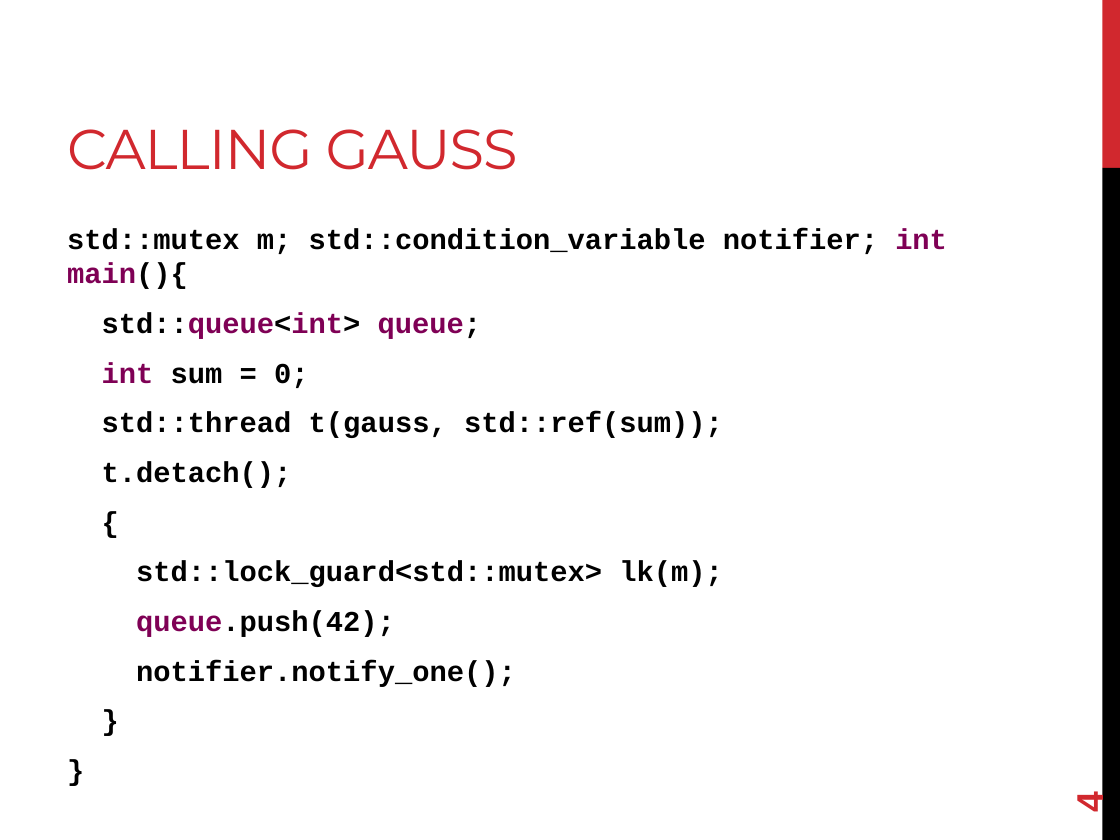
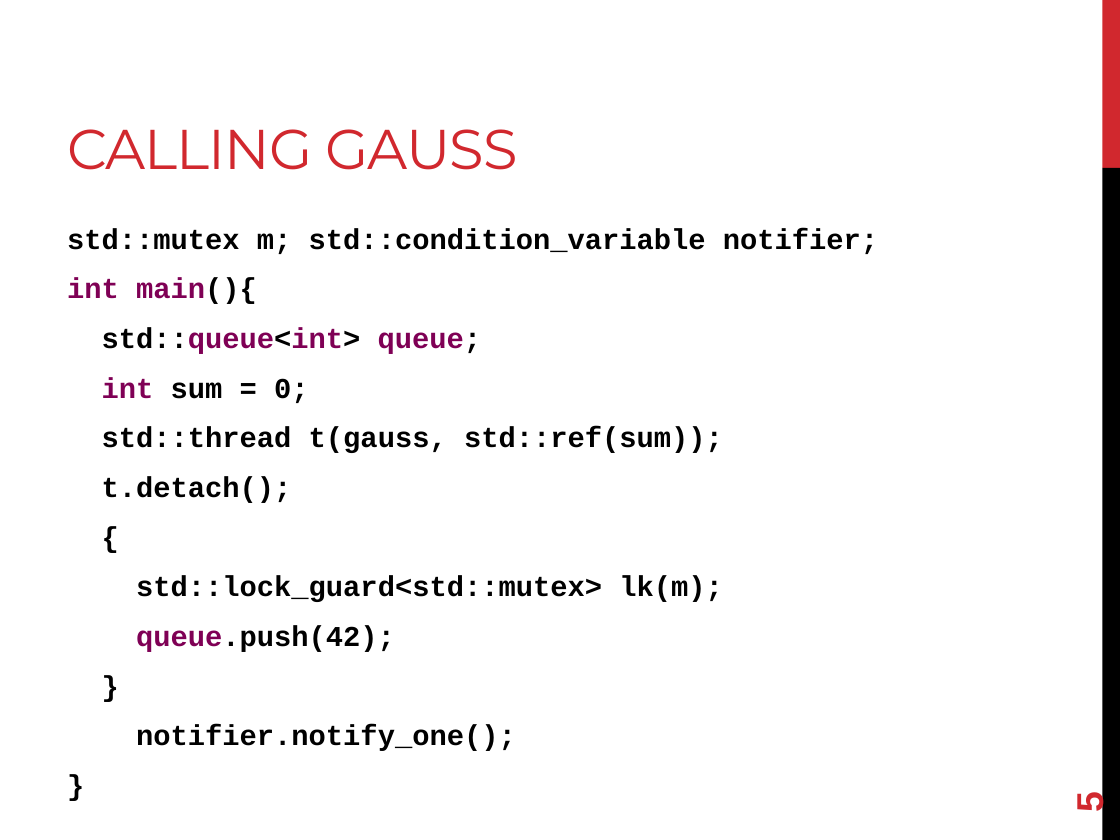
Before and after one commit to joshpeterson/DevelopingConcurrentSoftware, a slide deck: slide 5 of Lectures/Asynchronous Operations/Asynchronous Operations.pptx (slide 4 before the commit). Drawn at 1120x840 pixels with LibreOffice and Linux fonts; fonts in the diff are those of the drawing. Boxes give left, top, right and bottom in pixels: in the first picture for what was removed or moved away, otherwise in the second. Text is boxed around its words. In the diff, an @@ line names an element or a change of style, - is before the commit and + after.

```diff
--- a/Lectures/Asynchronous Operations/Asynchronous Operations.pptx
+++ b/Lectures/Asynchronous Operations/Asynchronous Operations.pptx
@@ text at [67, 228, 878, 751]: paragraph added @@
+}
@@ text at [67, 228, 878, 751]: paragraph removed @@
-}
@@ text at [67, 228, 878, 304]: text changed @@
-std::mutex m; std::condition_variable notifier; int main(){
+std::mutex m; std::condition_variable notifier;
+int main(){
@@ page number at [1069, 794, 1111, 813]: text changed @@
-4
+5
```
Also in this commit, not shown: 3 other slides changed, 8 slides added, 4 other files.
